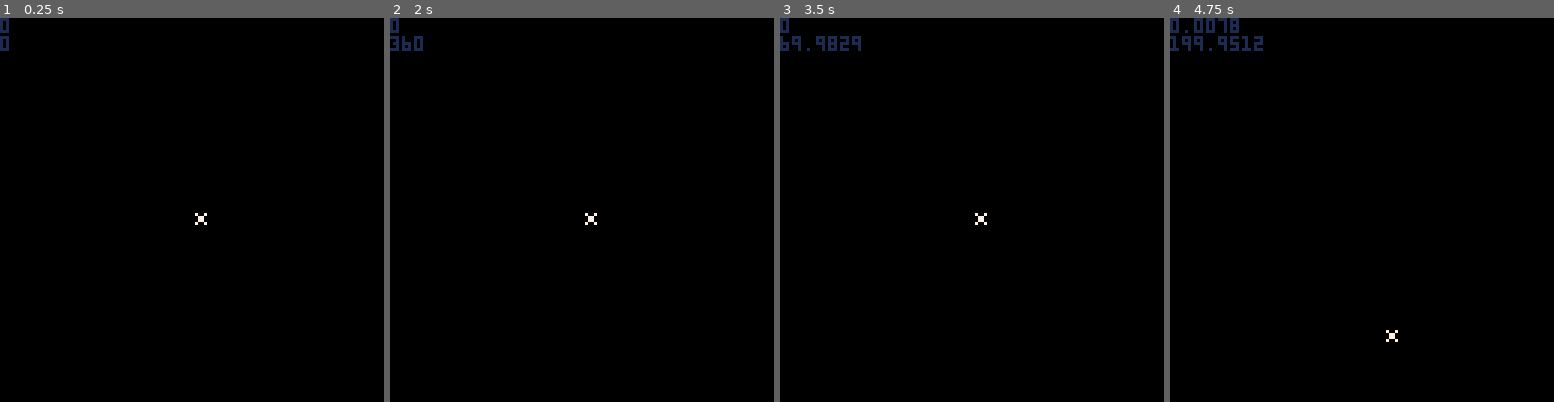
Above: before the commit, frames 1-4 (left to right).
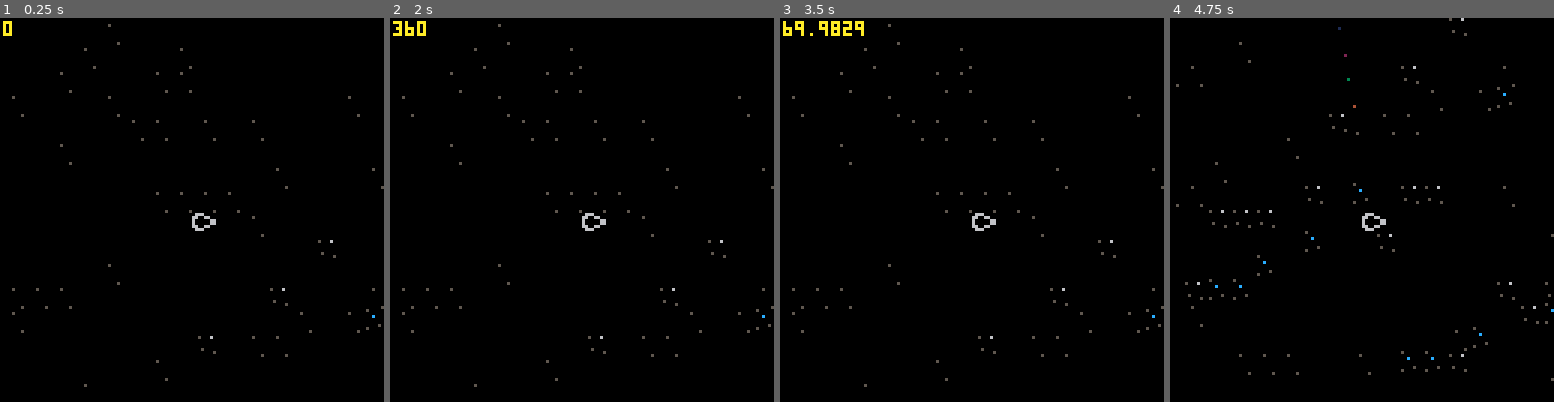
Above: after the commit, the same moments.

Repository: Severin-Kavlakov/ProjectEvren
Game: PICO-8 cartridge ProjectEvren.p8
The game is run twice, just before and just after one commit, with the same random seed, the same clock (stepped at 60 frames per second) and the same inputs.
Inputs:
- Up to frame 1 (0.25 s): no input
- Up to frame 2 (2 s): hold Left from 1.97 s (still down)
- Up to frame 3 (3.5 s): release Left at 2.37 s; hold Right from 2.87 s (still down)
- Up to frame 4 (4.75 s): release Right at 3.53 s; hold Up 3.58-4.08 s; hold Right 4.13-4.53 s

The runs differ from the first frame. In frame 1, 0.9% of the frame differs, in the area x 0-100%, y 0-97%; in frame 2, 1.1%; in frame 3, 1.5%; in frame 4, 1.8%, in the area x 0-100%, y 0-95%.

Commit message:
0.3.2 camera lock, semi working map, trail

Diff:
--- a/ProjectEvren.p8
+++ b/ProjectEvren.p8
@@ -7,12 +7,14 @@
 	cls()
 
 	p_init()
-
+	t_init()
 end
 
 
 function _update()
 	p_update()
+	t_update()
+
 
 end
 
@@ -20,8 +22,9 @@
 function _draw()
 	cls()
 
+	map(0, 0, 0, 0, 128, 128)
 	p_draw()
-
+	t_draw()
 end
 -->8
 -- player
@@ -41,12 +44,14 @@
 		dy=0,
 
 		thrust = 0.9,
-		friction = 0.75
+		friction = 0.85
 	}
 end
 
 
 function p_update()
+
+	camera(p.x-64, p.y-64)
 
 	if btn(⬆️) then
 		p.dx += cos(p.angle) * p.thrust
@@ -55,38 +60,32 @@
 
 
 	if btn(⬅️) then
-
 		p.angle -= p.angle_speed
 	end
 
 	if btn(➡️) then
-
 		p.angle += p.angle_speed
 	end
 
 	if (p.angle>1) p.angle=0
 	if (p.angle<0) p.angle=1
 
-
-
 	p.dx *= p.friction
 	p.dy *= p.friction
 
-	p.speed = sqrt(p.dx*p.dx+p.dy*p.dy)
-
 	p.x += p.dx
 	p.y -= p.dy
 
+
+	p.speed = sqrt(p.dx*p.dx+p.dy*p.dy)
+
 	p.angle_degrees = 360 * p.angle
 end
 
 
 function p_draw()
-		spr(p.sprite, p.x, p.y)
-
-		print(p.speed, 1)
-		print(p.angle_degrees)
-
+		spr(1, p.x, p.y)
+		print(p.angle_degrees, 10)
 end
 
 -->8
@@ -130,11 +129,173 @@
   halfw+=1
  end
 end
-…(8 lines of a section not shown)…
+-->8
+-- trail
+
+function t_init()
+	trail = {}
+
+	add(trail, {
+				x=p.x,
+				y=p.y,
+				l=2,
+				c=10
+	})
+
+end
+
+
+function t_update()
+
+	if btn(⬆️) then
+		add(trail, {
+				x=p.x+4,
+				y=p.y+4,
+				l=30,
+				c=10
+			})
+	end
+
+
+	--leave a trace
+	--by inverting ship speed
+	for part in all(trail) do
+		if btn(⬆️) then
+			part.x -= p.dx
+			part.y += p.dy
+		end
+	end
+
+
+	for part in all(trail) do
+		part.l-=1
+		part.c-=1
+
+		if part.l < 0	then
+				del(trail, part)
+		end
+	end
+
+end
+
+function t_draw()
+	for part in all(trail) do
+		pset(part.x, part.y, part.c)
+	end
+
+end
+…(80 lines of a section not shown)…
+__map__
+0000000005000000000000000000000000000000000000000000000000000000000000000000000000050000000000000000000000000000000000000000000000000000000000000000000000000000000000000000000000000000000000000000000000000000000000000000000000000000000000000000000000000000
+0000000500000005000000000000000000000000000000050000000000000005000000000000000000000000000000000500000000000000000000000000000000000000000000000000000000000000000000000000000000000000000000000000000000000000000000000000000000000000000000000000000000000000
+0000050000000505000000000000000000000500000000000000000003000000000000000000050000000000000000000000000000000000000005000000000000000000000000000000000000000000000000000200000000000000000000000000000000000000000000000000000000000505000000000000000000000000
+0500000005000000000000000000050000000000000000000000000000000000000000000000000000000000000000000000000000050000000000000000000000000000000000000000000000020000000000000000000000000000000000000005050000000000000000000000000000000500000000000000000000000000
+0000000000050500050005000000000000000000000202000500000000000000000000000000000000000000000500000000000000000000000000000000000000000000000000000000050000000502020000020000000000000000000000000000000000000000000005050500000000050000000000000005000000000000
+0000050000000000000000000000000000000000020000000000000000000000000005000000000000000000000000000000000000000000000000000300000000000000000000050000000000000000000000000003000200000000000500000000040000000000000000000000000000000000000000000505000000000000
+0000000000000000000000050000000500000200000000000000000000000000000002020202000500000000000000000000000000000000000000030000000000000000000000000002000000000000000000030000000000000000050000000000000000000500000000000000000500000000000500000500000000000500
+0000000000000505050500000000000002000000000003000000000000000502000500050000000000000000000000000505000002020000030500000000000000000000000000000000000005000000030000000000000500000200000002020000040000000200050000000000000000000000000000050500000000000000
+0000000000000000000005000000000000000000000000000000000000020000000000000000000000000000000000000000000202000002000000000000000005000000020000000000000000000000000000000000000005000000000000000005050000000005000002000405000002000500000005000000000500000000
+0000000000000000000000000002000000000000000005000000050205000000050000000000000000000000000005000002000000000500000002000000000000000200000000000000050300000000000000000200000000000000000000000500000000000000000000000004040000000000000005000003000505000000
+0000000005000000000000000000000000000000000000000505000000000000000000000000000000000000000000000300000200000000000000000000020000020000000000000000000000000000000500000000020000000003000000050005040500000000000005000000000005000000050503000503050402000000
+0505050000000000000000020000000500000000000000000000000500000000000000000000000000050000000002000000000002020000020000020000000000020202000000030000000200000000000005020005000000030303000005000000000400000200000000050000000400000000000000000004040000000000
+0500000000000000000000000500050300000500020000050500000000000500000000000000000000000003020200000000000000000000000000050000000000000000020500000000050005000000000000000500030003000000020500000000050000040400040004040404000004000000000000040002000000000000
+0000000000000000020005050000000000000000000000000000000000000000000000050000000000000202000000050000000000000000000000000000000003000000000000000505020000000000000000050000000002000205000000000005050000000000000000000500000003000000000004000004000000000000
+0000000000000500000000000000000000000000000000000000000000000000000000000300000000000000000000000000000000000000050000000200000000000000000005050000000005000002050005020000020000000005000000000005000400000000000000000000050000000405000000030400000000000000
+0000000500000000000000000000000000000000000000000000000000020200000000000000000000000000000000000005000000000000000000000000000000000005020000000000000000000000000000000000000500000000050002000500000000000000000000000000000000000500040000040000000000050000
+0505050000000002000300020200000500000200000000020005000002020200000000000000000000000000000000000000000000050000000300000000000200050000000000000000000000000000000000000000000000000000000000000000000500000500030000000000000000000002050400000000000000000000
+0000000202020000000000000000000000000000000500000000000202000002020000000000000200000000000000000500000000000200000000000005000200000002000000000200000000030000000000000000050000000000000005000002000004030000000005000005000000000000000003000000000000000000
+0000000000000003000002000000000000050502050000000000020200000002000200020000000005000000000000000000050003000000000000000000000000000000000005000200000000000000000500000005000000000000000000000000000000000005000505000000000500040000000000050400000000000000
+0000000000030000000000000000000000000200000000000000020000000500000002000000000500000000000000000005000000000000000000050202000000000000000000000003000000000000000000000002000000000000000500020000030000040000050000000000000000000400030000000005000000000000
+0500020303000000000000000000000200020000000003000000000000000000000200000000000000000000020203000300000000000000000200000000020002000000000000030000000000000200000000000200000002000202000200050000000000040400000000000205000400000000000000000505000005000000
+0500050000000000000000000000000002030000000000000000000000000000020005000000000000000203030200000002000202020200000005000000000200000000000005000000000000050000000000000000000000000005000300000000000000000005000000050000000000000000000005000000000004000000
+0000000000000000000000000005030000000500000002020500000000000002000002000000000202000000000000000000000505000502050000000000000002030000000000000000000000000005000000000000000000000300000000000005000000000500000000000400000000000003000000000000000000000400
+0000000005050500000500030302000000000500000000000500000000000200000000000200000000020000020200000200000000000002000200000000000300000000020000000000050000000000000000000500000005000000000000000005000005000000000004040000050000000005000000000000050000000000
+0000000000000000000000000000000000050002000000000002000202020202000200000000020000000002000000000000000000000000000000000000030000000005000000000002000000000200000000000000000003000000050005050500000000000000000000000000000000000300000000000000000000000000
+0000000000000005000000000000000505000002000002000000000000000000000002000200000000000500000000050000000000000000000000050303000000050000000000050000050000000002050500000003000005000500000000000000000200000000050000000000000005000000000005000000000000000000
+0000000000000500000002050005020000000000000000000000000005050500050000000000000000000200050002000000000000000000000500000000000000050000000000000502000000000000000000020300020200050005000000000000000004000000050005000000000000000300050500050000000000050500
+0000000000050205000002000000000500000000000000000502000200000000000200000000000000000000000000020000000000000505050000000000000000000000000202000000000000000000000000030000000505000004000400000000000000000505000000000005000000000005000000000000000000050000
+0000000505000000000000000000000000000000000000000000000000000000000005000000000000000005000000000000020000000000000000000000000000000000000500000000000000000000000003050000000500000500000205000000000005000000000000000500000000030500000000000000000005000000
+0500050000000002000000000002000000000000000000000005020005000002000000000000000000000000000000000000020000020000000000000000000000000005050000000000000000000000000500000000000002020202000000000005050000000000000000000000000003000000000500000000000500000000
+0000000000000000000000000000000000000000000000020000000000000000000000000000000500000000000000000000000000000002000200000000000000000000000000000000000000000000000000000000000000000000000000000000000000000000000505000000000303000000050000000000050000000000
+0000000200000005000000000000000000000000000000000000000000000000000000000005050000000000000000000000000000020000000000000000000000000000000000000000000000000505000000000000000000000000000000000000000000000000000500000000000000000505000000000500000000000000
+
+
Not shown, changed: 78 lines of the sprite sheet (__gfx__) section of ProjectEvren.p8
Not shown, changed: the sound effects (__sfx__) section of ProjectEvren.p8
